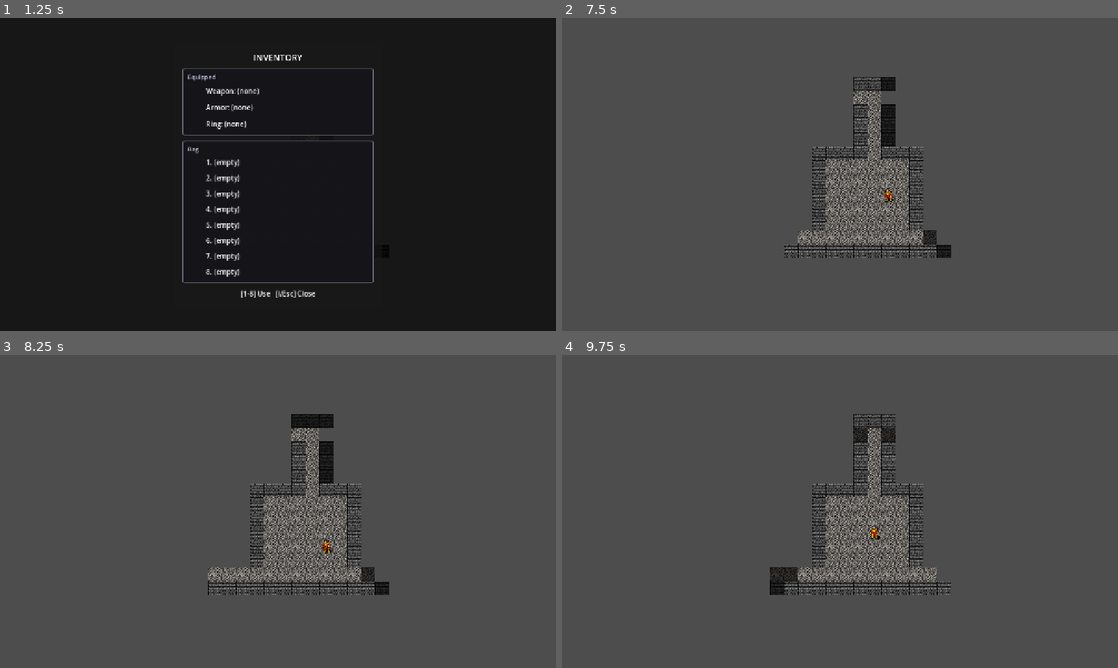
Above: before the commit, frames 1-4 (two rows, left to right).
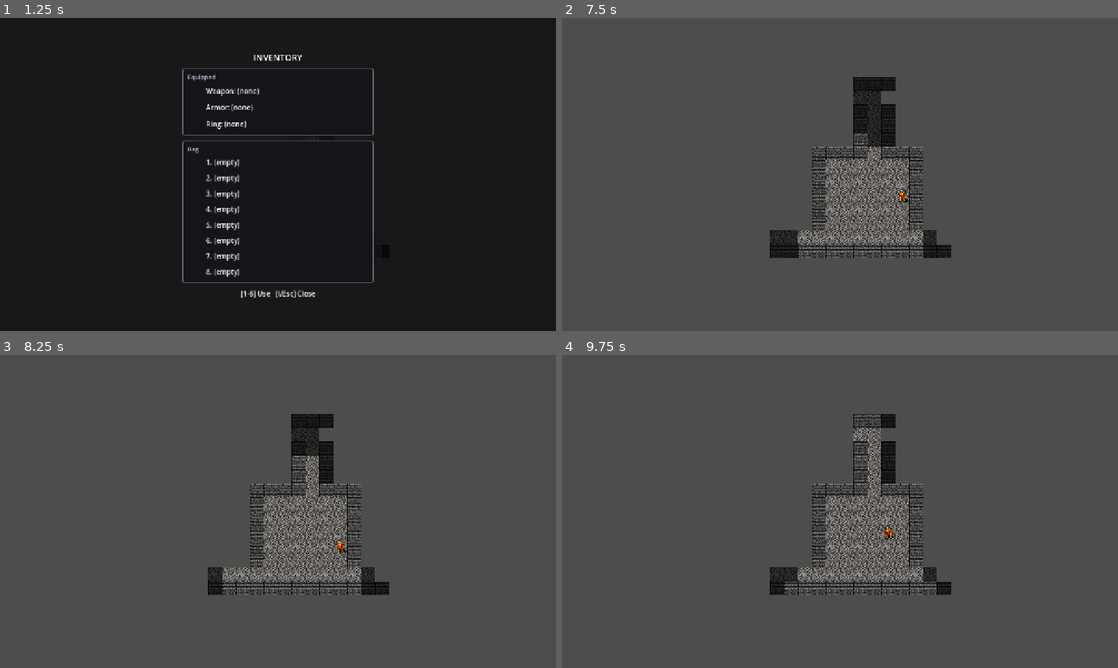
Above: after the commit, the same moments.

Repository: NicolasDeNigris91/Public_Roguelike
Game: Godot game, scene res://scenes/main.tscn
Two runs of this game, one before a commit and one after it. Both use one fixed random seed, a clock stepped at 60 frames per second and the inputs below.
Inputs:
- Up to frame 1 (1.25 s): tap Enter at 0.5 s; hold Right from 0.53 s (still down); tap I at 0.6 s
- Up to frame 2 (7.5 s): tap Space at 1.25, 2.75, 4.25 s; release Right at 1.28 s; hold Down 1.28-2.03 s; tap 1 at 1.35 s; tap Enter at 2, 3.5 s; hold Right 2.03-2.78 s; tap 2 at 2.1 s; hold Up 2.78-3.53 s; tap 3 at 2.85 s; hold Left 3.53-5.03 s; tap 4 at 3.6 s; tap 5 at 4.35 s; hold Down 5.03-5.78 s; tap 6 at 5.1 s; hold Right 5.78-6.53 s; tap 7 at 5.85 s; hold Up 6.53-7.28 s; tap 8 at 6.6 s; hold Right from 7.28 s (still down); tap I at 7.35 s
- Up to frame 3 (8.25 s): release Right at 8.03 s; hold Down from 8.03 s (still down); tap 1 at 8.1 s
- Up to frame 4 (9.75 s): release Down at 8.78 s; hold Left 8.78-9.53 s; tap 2 at 8.85 s; hold Up from 9.53 s (still down); tap 3 at 9.6 s

Frame 1 is identical in both runs. In frame 2, 1.5% of the frame differs, in the area x 37-68%, y 18-77%; in frame 3, 0.8%; in frame 4, 0.9%.

Commit message:
feat: add 100ms ease-out movement tween to Actor.move_to

Diff:
--- a/scripts/actor.gd
+++ b/scripts/actor.gd
@@ -3,6 +3,8 @@
 
 signal died
 signal moved(to_pos: Vector2i)
+
+const MOVE_TWEEN_DURATION: float = 0.1
 
 var grid_position: Vector2i
 var hp: int = 10
@@ -10,17 +12,21 @@
 var atk: int = 3
 var def: int = 1
 var sprite_node: Sprite2D
+var is_tweening: bool = false
 
 func _ready() -> void:
 	sprite_node = Sprite2D.new()
 	sprite_node.centered = false
 	add_child(sprite_node)
-	_sync_position()
+	_sync_position_instant()
 
-func move_to(new_grid_pos: Vector2i) -> void:
+func move_to(new_grid_pos: Vector2i, animate: bool = true) -> void:
 	grid_position = new_grid_pos
-	_sync_position()
-	moved.emit(new_grid_pos)
+	if animate:
+		_tween_to(grid_position)
+	else:
+		_sync_position_instant()
+		moved.emit(new_grid_pos)
 
 func take_damage(amount: int) -> void:
 	hp = maxi(0, hp - amount)
@@ -35,7 +41,19 @@
 func take_turn() -> void:
 	pass
 
-func _sync_position() -> void:
+func _tween_to(target_grid_pos: Vector2i) -> void:
+	var target_world := Vector2(target_grid_pos.x, target_grid_pos.y) * Grid.TILE_SIZE
+	is_tweening = true
+	var tw := create_tween()
+	tw.set_ease(Tween.EASE_OUT)
+	tw.set_trans(Tween.TRANS_CUBIC)
+	tw.tween_property(self, "position", target_world, MOVE_TWEEN_DURATION)
+	tw.tween_callback(func() -> void:
+		is_tweening = false
+		moved.emit(target_grid_pos)
+	)
+
+func _sync_position_instant() -> void:
 	position = Vector2(grid_position.x, grid_position.y) * Grid.TILE_SIZE
 	queue_redraw()
 
--- a/scripts/items/consumable.gd
+++ b/scripts/items/consumable.gd
@@ -49,6 +49,6 @@
 		return false
 
 	var destination: Vector2i = candidates[randi() % candidates.size()]
-	player.move_to(destination)
+	player.move_to(destination, false)
 	print("Used %s — teleported to %s" % [display_name, str(destination)])
 	return true
--- a/scripts/lich.gd
+++ b/scripts/lich.gd
@@ -176,7 +176,7 @@
 	get_parent().add_child(skel)
 	skel.dungeon = dungeon
 	skel.turn_manager = turn_manager
-	skel.move_to(at)
+	skel.move_to(at, false)
 	turn_manager.register_enemy(skel)
 	summoned_skeletons.append(skel)
 	print("Lich summons a Skeleton at %s" % [at])
--- a/scripts/main.gd
+++ b/scripts/main.gd
@@ -52,7 +52,7 @@
 		return
 
 	if dungeon.rooms.size() >= 1:
-		player.move_to(dungeon.room_center(0))
+		player.move_to(dungeon.room_center(0), false)
 
 	var enemy_count := mini(current_floor, MAX_ENEMIES_PER_FLOOR)
 	var atk_bonus := (current_floor - 1) / 2
@@ -65,13 +65,13 @@
 
 func _populate_boss_floor() -> void:
 	var spawns: Dictionary = dungeon.regenerate_as_boss_arena()
-	player.move_to(spawns["player_spawn"])
+	player.move_to(spawns["player_spawn"], false)
 
 	var lich := Lich.new()
 	entity_layer.add_child(lich)
 	lich.dungeon = dungeon
 	lich.turn_manager = turn_manager
-	lich.move_to(spawns["lich_spawn"])
+	lich.move_to(spawns["lich_spawn"], false)
 	turn_manager.register_enemy(lich)
 	lich.truly_died.connect(_on_lich_truly_died)
 
@@ -111,7 +111,7 @@
 	enemy.dungeon = dungeon
 	enemy.turn_manager = turn_manager
 	enemy.atk += atk_bonus
-	enemy.move_to(at)
+	enemy.move_to(at, false)
 	turn_manager.register_enemy(enemy)
 
 func _spawn_items() -> void:
--- a/scripts/player.gd
+++ b/scripts/player.gd
@@ -24,7 +24,7 @@
 	sprite_node.texture = SpriteDB.actor("player")
 
 func _unhandled_input(event: InputEvent) -> void:
-	if not turn_active:
+	if not turn_active or is_tweening:
 		return
 	if not (event is InputEventKey) or not event.pressed or event.echo:
 		return
@@ -49,9 +49,11 @@
 
 	if target_enemy != null:
 		Combat.attack(self, target_enemy)
+		await get_tree().process_frame
 		_end_turn()
 	elif dungeon and dungeon.grid.is_walkable(target_pos):
 		move_to(target_pos)
+		await get_tree().create_timer(MOVE_TWEEN_DURATION).timeout
 		_end_turn()
 
 func _end_turn() -> void:
